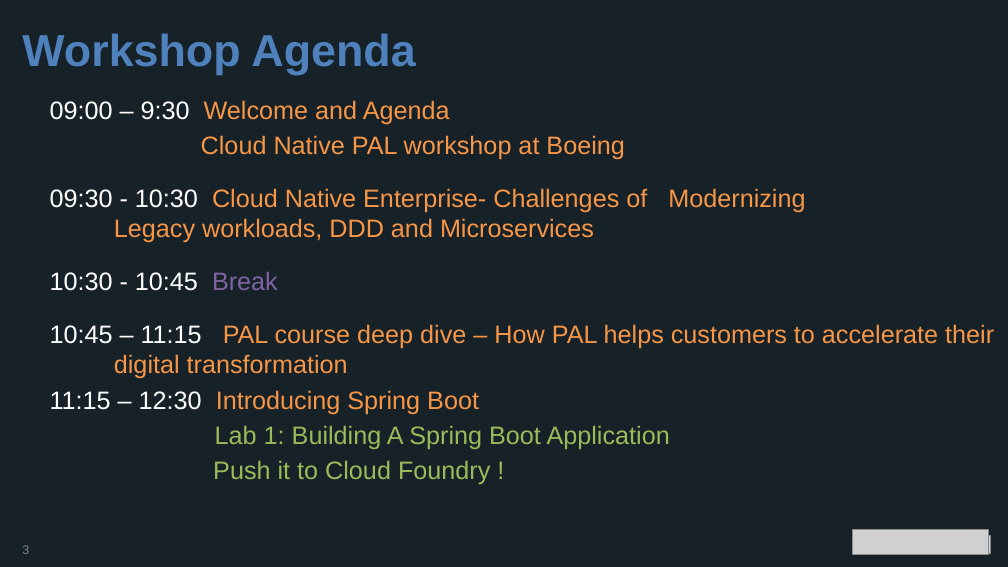
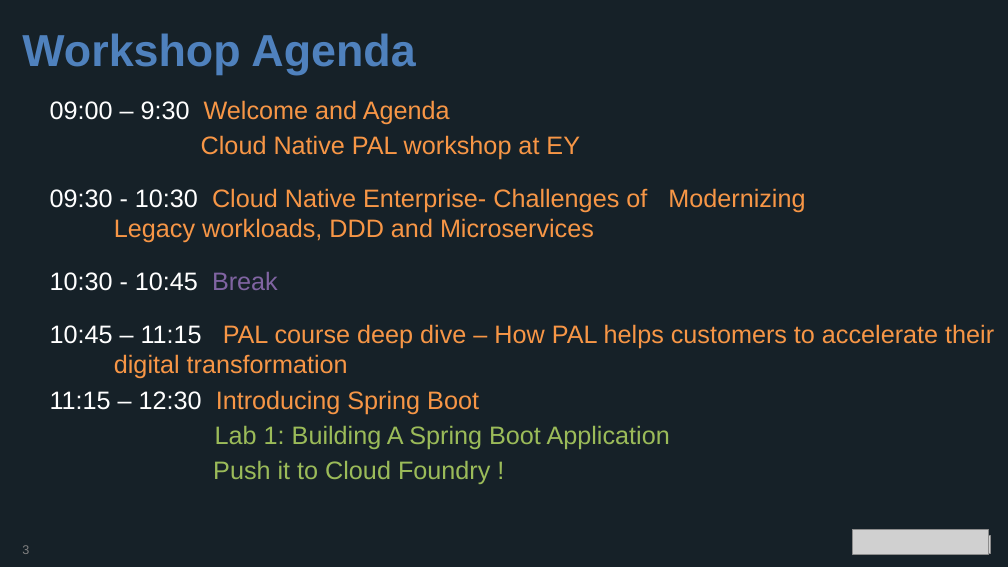
Before and after one commit to blueoceandevops/cloud-native-workshop-2019, a slide deck: slide 3 of presentations/Intro-PAL-CN-workshop-at-EY.PPTX. Drawn at 1008x567 pixels with LibreOffice and Linux fonts; fonts in the diff are those of the drawing; grey boxes stand for pictures; background and template pictures are left out. Boxes give left, top, right and bottom in pixels: in the first picture for what was removed or moved away, otherwise in the second. Text is boxed around its words. In the diff, an @@ line names an element or a change of style, - is before the commit and + after.

Commit message:
presenetations updated

```diff
--- a/presentations/Intro-PAL-CN-workshop-at-EY.PPTX
+++ b/presentations/Intro-PAL-CN-workshop-at-EY.PPTX
@@ text at (201,135,580,160): text changed @@
-Cloud Native PAL workshop at Boeing
+Cloud Native PAL workshop at EY
```
